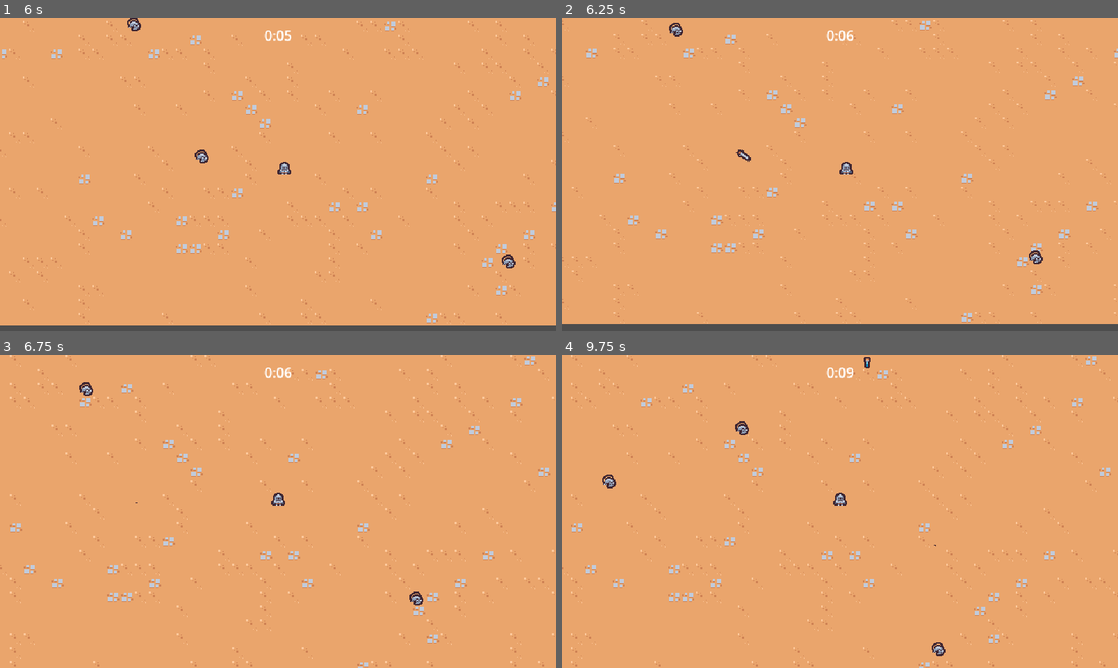
Above: before the commit, frames 1-4 (two rows, left to right).
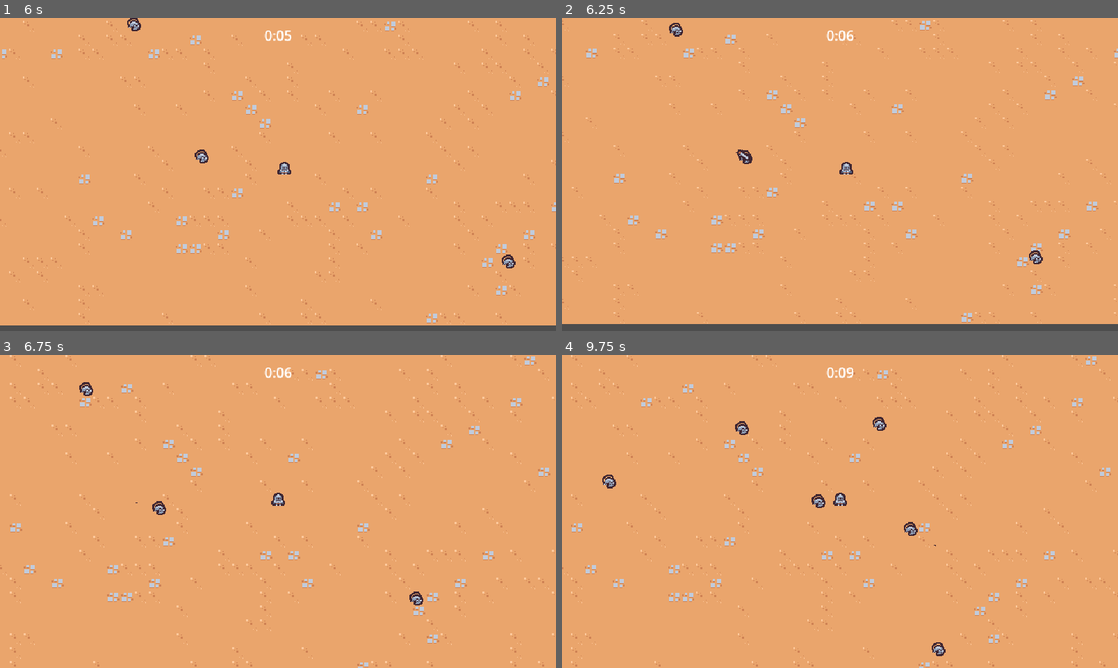
Above: after the commit, the same moments.

Repository: vinzmyko/suvivorslike-mvp
Game: Godot game, scene res://scenes/main/main.tscn
Two runs of this game, one before a commit and one after it. Both use one fixed random seed, a clock stepped at 60 frames per second and the inputs below.
Inputs:
- Up to frame 1 (6 s): hold Right (move_right) 0.53-1.28 s; hold Down (move_down) 1.28-2.03 s; hold Right (move_right) 2.03-2.78 s; hold Up (move_up) 2.78-3.53 s; hold Left (move_left) 3.53-5.03 s; hold Down (move_down) 5.03-5.78 s; hold Right (move_right) from 5.78 s (still down)
- Up to frame 2 (6.25 s): keep holding Right (move_right)
- Up to frame 3 (6.75 s): release Right (move_right) at 6.53 s; hold Up (move_up) from 6.53 s (still down)
- Up to frame 4 (9.75 s): release Up (move_up) at 7.28 s; hold Right (move_right) 7.28-8.03 s; hold Down (move_down) 8.03-8.78 s; hold Left (move_left) 8.78-9.53 s; hold Up (move_up) from 9.53 s (still down)

Frame 1 is identical in both runs. In frame 2, less than 0.1% of the frame differs, in the area x 31-35%, y 42-47%; in frame 3, less than 0.1%; in frame 4, 0.3%, in the area x 44-64%, y 0-58%.

Commit message:
v2.65 feat: make hurt/hitbox components that handles damage

Diff:
--- /dev/null
+++ b/scenes/ability/sword_ability/sword_ability.gd
@@ -0,0 +1,4 @@
+extends Node2D
+class_name SwordAbility
+
+@onready var hitbox_component: HitboxComponent = $HitboxComponent
--- a/scenes/ability/sword_ability/sword_ability.tscn
+++ b/scenes/ability/sword_ability/sword_ability.tscn
@@ -1,6 +1,8 @@
-[gd_scene load_steps=6 format=3 uid="uid://cxh82uvpyv1fc"]
+[gd_scene load_steps=8 format=3 uid="uid://cxh82uvpyv1fc"]
 
+[ext_resource type="Script" path="res://scenes/ability/sword_ability/sword_ability.gd" id="1_bxqow"]
 [ext_resource type="Texture2D" uid="uid://cfcccmg4wq0jx" path="res://scenes/ability/sword_ability/sword.png" id="1_nqbla"]
+[ext_resource type="PackedScene" uid="uid://cpm2vjf4vsqxa" path="res://scenes/component/hitbox_component.tscn" id="2_o7qja"]
 
 [sub_resource type="Animation" id="Animation_j0tf3"]
 length = 0.001
@@ -74,7 +76,7 @@
 tracks/3/type = "value"
 tracks/3/imported = false
 tracks/3/enabled = true
-tracks/3/path = NodePath("Area2D/CollisionShape2D:disabled")
+tracks/3/path = NodePath("HitboxComponent/CollisionShape2D:disabled")
 tracks/3/interp = 1
 tracks/3/loop_wrap = true
 tracks/3/keys = {
@@ -90,10 +92,11 @@
 "swing": SubResource("Animation_3kdnt")
 }
 
-[sub_resource type="RectangleShape2D" id="RectangleShape2D_4pe1u"]
+[sub_resource type="RectangleShape2D" id="RectangleShape2D_8k40d"]
 size = Vector2(30, 30)
 
 [node name="SwordAbility" type="Node2D"]
+script = ExtResource("1_bxqow")
 
 [node name="AnimationPlayer" type="AnimationPlayer" parent="."]
 autoplay = "swing"
@@ -105,11 +108,9 @@
 texture = ExtResource("1_nqbla")
 offset = Vector2(0, -4)
 
-[node name="Area2D" type="Area2D" parent="."]
-collision_layer = 4
-collision_mask = 0
+[node name="HitboxComponent" parent="." instance=ExtResource("2_o7qja")]
 
-[node name="CollisionShape2D" type="CollisionShape2D" parent="Area2D"]
+[node name="CollisionShape2D" type="CollisionShape2D" parent="HitboxComponent"]
 position = Vector2(15, 0)
-shape = SubResource("RectangleShape2D_4pe1u")
+shape = SubResource("RectangleShape2D_8k40d")
 disabled = true
--- a/scenes/ability/sword_ability_controller/sword_ability_controller.gd
+++ b/scenes/ability/sword_ability_controller/sword_ability_controller.gd
@@ -3,6 +3,7 @@
 const MAX_RANGE: int = 150
 
 @export var sword_ability: PackedScene
+var damage = 5
 
 
 func _ready() -> void:
@@ -30,8 +31,10 @@
 		var b_distance = b.global_position.distance_squared_to(player.global_position)
 		return a_distance < b_distance
 	)
-	var sword_instance = sword_ability.instantiate() as Node2D
+	var sword_instance = sword_ability.instantiate() as SwordAbility
 	player.get_parent().add_child(sword_instance)
+	sword_instance.hitbox_component.damage = damage
+
 	sword_instance.global_position = enemies[0].global_position
 	sword_instance.global_position += Vector2.RIGHT.rotated(randf_range(0, TAU )) * 8
 
--- /dev/null
+++ b/scenes/component/hitbox_component.gd
@@ -0,0 +1,4 @@
+extends Area2D
+class_name HitboxComponent
+
+var damage = 0
--- /dev/null
+++ b/scenes/component/hitbox_component.tscn
@@ -0,0 +1,8 @@
+[gd_scene load_steps=2 format=3 uid="uid://cpm2vjf4vsqxa"]
+
+[ext_resource type="Script" path="res://scenes/component/hitbox_component.gd" id="1_k61ye"]
+
+[node name="HitboxComponent" type="Area2D"]
+collision_layer = 4
+collision_mask = 0
+script = ExtResource("1_k61ye")
--- /dev/null
+++ b/scenes/component/hurtbox_component.gd
@@ -0,0 +1,18 @@
+extends Area2D
+class_name HurtboxComponent
+
+@export var health_component: Node
+
+
+func _ready() -> void:
+	area_entered.connect(on_area_entered)
+
+
+func on_area_entered(other_area: Area2D):
+	if not other_area is HitboxComponent:
+		return
+	if health_component == null:
+		return
+
+	var hitbox_component = other_area as HitboxComponent
+	health_component.damage(hitbox_component.damage)
--- /dev/null
+++ b/scenes/component/hurtbox_component.tscn
@@ -0,0 +1,8 @@
+[gd_scene load_steps=2 format=3 uid="uid://cgkejr5ay7e46"]
+
+[ext_resource type="Script" path="res://scenes/component/hurtbox_component.gd" id="1_fq28e"]
+
+[node name="HurtboxComponent" type="Area2D"]
+collision_layer = 0
+collision_mask = 4
+script = ExtResource("1_fq28e")
--- a/scenes/game_object/basic_enemy/basic_enemy.gd
+++ b/scenes/game_object/basic_enemy/basic_enemy.gd
@@ -3,11 +3,6 @@
 const MAX_SPEED: int = 40
 
 @onready var health_component: HealthComponent = $HealthComponent
-
-
-func _ready() -> void:
-	$Area2D.area_entered.connect(on_area_entered)
-
 
 func _process(_delta: float) -> void:
 	var direction = get_direction_to_player()
@@ -20,7 +15,3 @@
 		return (player_node.global_position - global_position).normalized()
 
 	return Vector2.ZERO
-
-
-func on_area_entered(_other_area: Area2D):
-	health_component.damage(100)
--- a/scenes/game_object/basic_enemy/basic_enemy.tscn
+++ b/scenes/game_object/basic_enemy/basic_enemy.tscn
@@ -1,11 +1,12 @@
-[gd_scene load_steps=7 format=3 uid="uid://dkqao2wf3owia"]
+[gd_scene load_steps=8 format=3 uid="uid://dkqao2wf3owia"]
 
 [ext_resource type="Script" path="res://scenes/game_object/basic_enemy/basic_enemy.gd" id="1_lwtd0"]
 [ext_resource type="PackedScene" uid="uid://boxtydmx16gt6" path="res://scenes/component/health_component.tscn" id="2_iuvaq"]
 [ext_resource type="Texture2D" uid="uid://v8d0bljyegm" path="res://scenes/game_object/basic_enemy/basic_enemy.png" id="2_xrxkr"]
 [ext_resource type="PackedScene" uid="uid://bmac408qnqis7" path="res://scenes/component/vial_drop_component.tscn" id="3_7ufnd"]
+[ext_resource type="PackedScene" uid="uid://cgkejr5ay7e46" path="res://scenes/component/hurtbox_component.tscn" id="4_qmwsu"]
 
-[sub_resource type="CircleShape2D" id="CircleShape2D_q4ccb"]
+[sub_resource type="CircleShape2D" id="CircleShape2D_ntbfb"]
 radius = 12.0
 
 [sub_resource type="CircleShape2D" id="CircleShape2D_sv4bt"]
@@ -22,15 +23,14 @@
 [node name="VialDropComponent" parent="." node_paths=PackedStringArray("health_component") instance=ExtResource("3_7ufnd")]
 health_component = NodePath("../HealthComponent")
 
-[node name="Area2D" type="Area2D" parent="."]
-collision_layer = 0
-collision_mask = 4
+[node name="HurtboxComponent" parent="." node_paths=PackedStringArray("health_component") instance=ExtResource("4_qmwsu")]
+health_component = NodePath("../HealthComponent")
 
-[node name="CollisionShape2D" type="CollisionShape2D" parent="Area2D"]
+[node name="CollisionShape2D" type="CollisionShape2D" parent="HurtboxComponent"]
 light_mask = 0
 position = Vector2(0, -5)
 rotation = -0.261799
-shape = SubResource("CircleShape2D_q4ccb")
+shape = SubResource("CircleShape2D_ntbfb")
 
 [node name="Sprite2D" type="Sprite2D" parent="."]
 texture = ExtResource("2_xrxkr")
